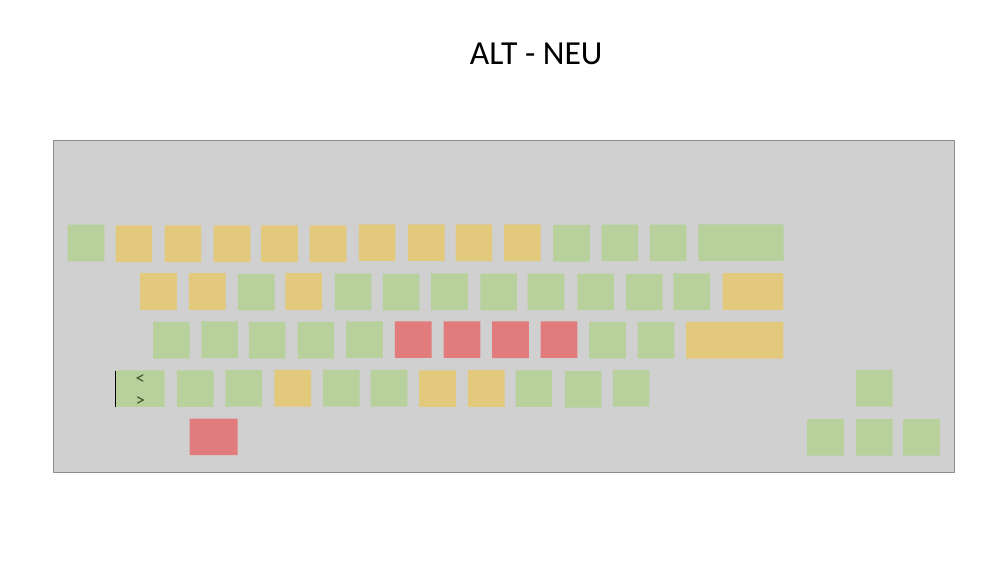
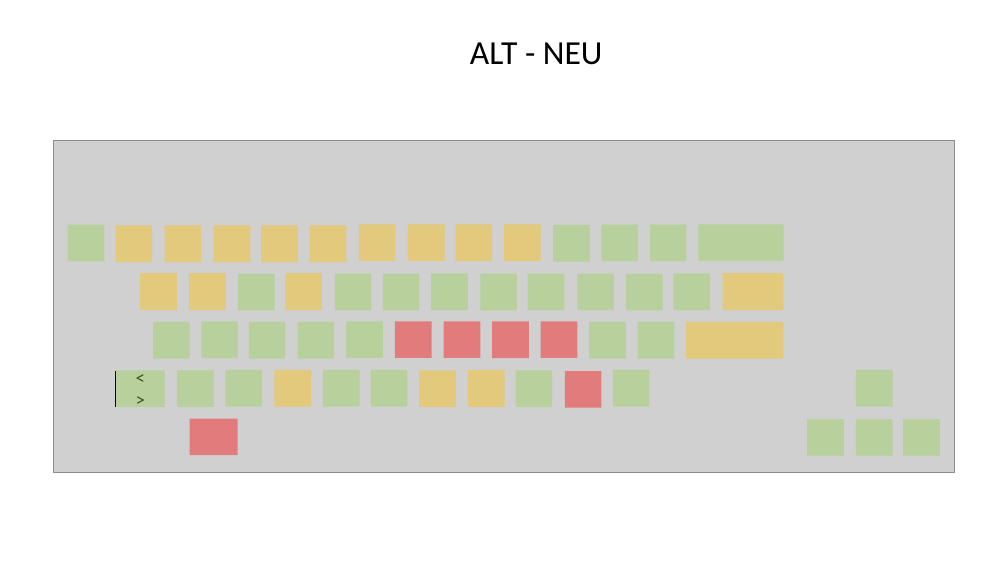
Before and after one commit to LucaKuechler/FastKey, a slide deck: slide 2 of doku/Keys.pptx. Drawn at 1008x567 pixels with LibreOffice and Linux fonts; fonts in the diff are those of the drawing; grey boxes stand for pictures. Boxes give left, top, right and bottom in pixels: in the first picture for what was removed or moved away, otherwise in the second. Text is boxed around its words. In the diff, an @@ line names an element or a change of style, - is before the commit and + after.

```diff
--- a/doku/Keys.pptx
+++ b/doku/Keys.pptx
@@ rectangle at [565, 371, 602, 408]: fill #92D050 at 40% opacity to #FF0000 at 40% opacity @@
```
Also in this commit, not shown: 4 other files.
